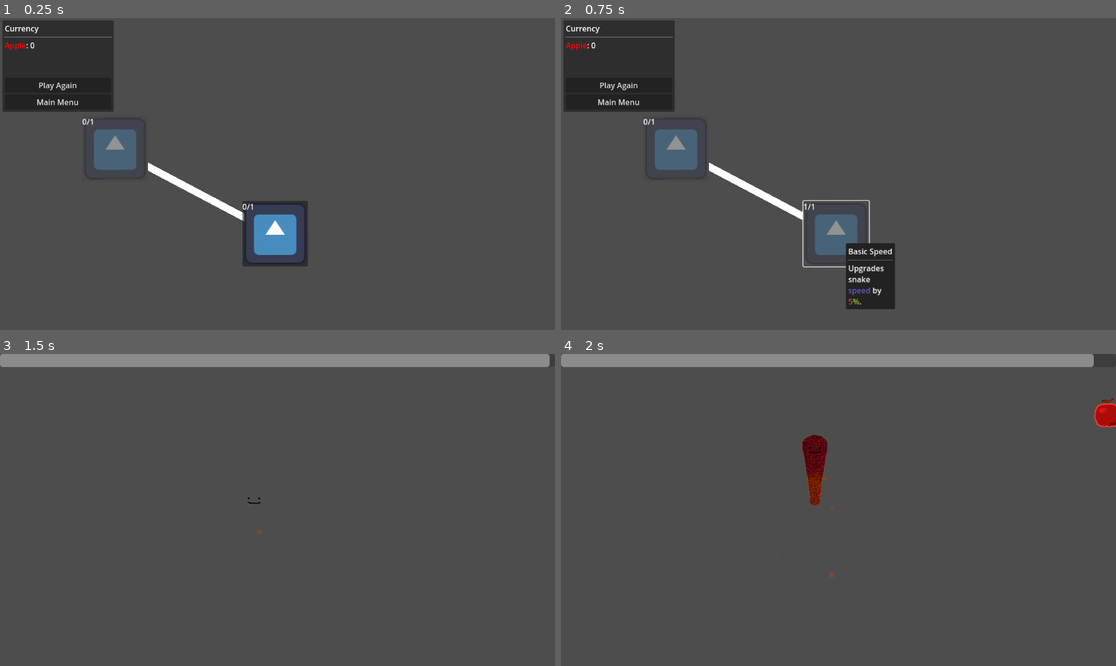
Above: before the commit, frames 1-4 (two rows, left to right).
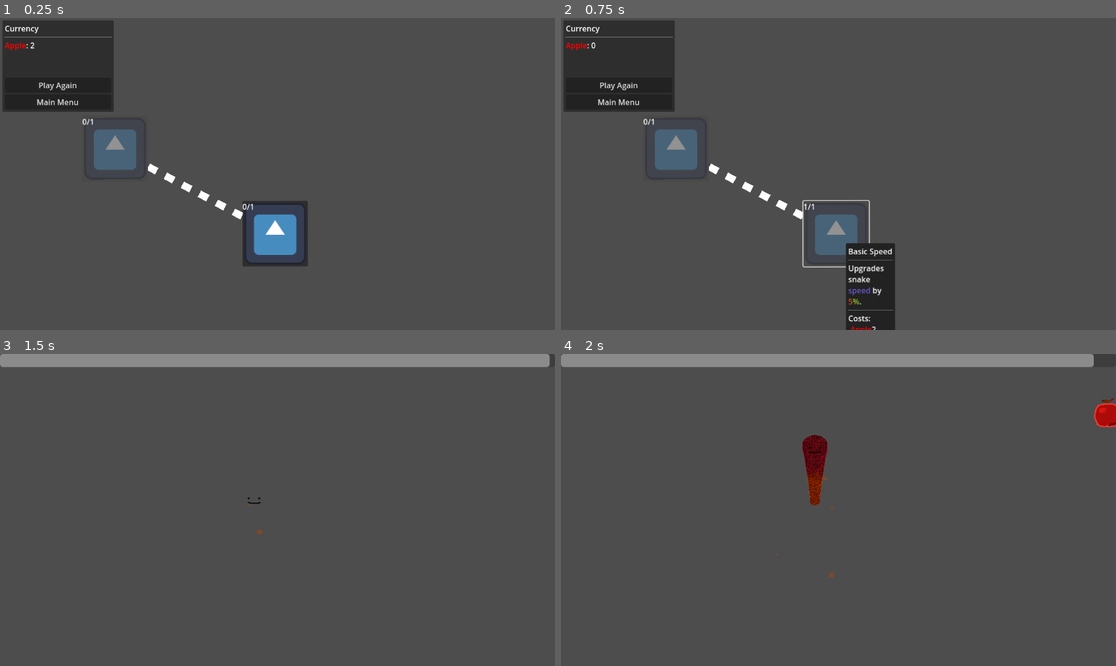
Above: after the commit, the same moments.

Repository: tylercchase/gmtk-2025
Game: Godot game, scene res://src/menus/upgrade/upgrade_menu.tscn
The game is run twice, just before and just after one commit, with the same random seed, the same clock (stepped at 60 frames per second) and the same inputs. This scene is started directly instead of the project's main scene. The engine's default icon, where the game draws it, is replaced by a stand-in: a white triangle on a blue panel in a dark square.
Inputs:
- Up to frame 1 (0.25 s): no input
- Up to frame 2 (0.75 s): click "test" at 0.5 s
- Up to frame 3 (1.5 s): click "Play Again" at 1.25 s
- Up to frame 4 (2 s): no input

The runs differ from the first frame. In frame 1, 0.2% of the frame differs, in the area x 5-45%, y 8-66%; in frame 2, 0.8%, in the area x 26-61%, y 46-100%; in frame 3, nothing differs; in frame 4, nothing differs.

Commit message:
feat: tooltip cost and fix reloading upgrade tree

Diff:
--- a/src/menus/tooltip/upgrade_tooltip.gd
+++ b/src/menus/tooltip/upgrade_tooltip.gd
@@ -2,7 +2,7 @@
 
 @export var upgrade_title: Label
 @export var upgrade_description: RichTextLabel
-
+@export var cost_label: RichTextLabel
 func _ready() -> void:
     Events.tooltip_changed.connect(_on_tooltip_changed)
     visible = false
@@ -11,6 +11,21 @@
     visible = true
     upgrade_title.text = upgrade.name
     upgrade_description.text = upgrade.description
+    var total_purchased = 0
+
+    if State.purchased_upgrades.has(upgrade.id):
+        total_purchased = State.purchased_upgrades[upgrade.id]
+
+    if total_purchased >= len(upgrade.purchase_prices):
+        cost_label.text = "Max Level"
+        return
+    var current_purchase_price : UpgradeCost = upgrade.purchase_prices[total_purchased]
+    cost_label.text = "Costs:"
+    if current_purchase_price.resource_id == "apple":
+        cost_label.text += "\n [color=red]Apple[/color]" + str(current_purchase_price.amount)
+    elif current_purchase_price.resource_id == "orange":
+        cost_label.text += "\n [color=orange]Orange[/color]" + str(current_purchase_price.amount)
+
 
 
 
--- a/src/menus/tooltip/upgrade_tooltip.tscn
+++ b/src/menus/tooltip/upgrade_tooltip.tscn
@@ -9,7 +9,7 @@
 corner_radius_bottom_right = 3
 corner_radius_bottom_left = 3
 
-[node name="UpgradeTooltip" type="PanelContainer" node_paths=PackedStringArray("upgrade_title", "upgrade_description")]
+[node name="UpgradeTooltip" type="PanelContainer" node_paths=PackedStringArray("upgrade_title", "upgrade_description", "cost_label")]
 anchors_preset = 15
 anchor_right = 1.0
 anchor_bottom = 1.0
@@ -19,6 +19,7 @@
 script = ExtResource("1_6y7um")
 upgrade_title = NodePath("MarginContainer/VBoxContainer/Label")
 upgrade_description = NodePath("MarginContainer/VBoxContainer/RichTextLabel")
+cost_label = NodePath("MarginContainer/VBoxContainer/CostLabel")
 
 [node name="MarginContainer" type="MarginContainer" parent="."]
 layout_mode = 2
@@ -39,6 +40,18 @@
 
 [node name="RichTextLabel" type="RichTextLabel" parent="MarginContainer/VBoxContainer"]
 layout_mode = 2
+size_flags_vertical = 3
 bbcode_enabled = true
+text = "test"
 fit_content = true
 scroll_active = false
+
+[node name="HSeparator2" type="HSeparator" parent="MarginContainer/VBoxContainer"]
+layout_mode = 2
+
+[node name="CostLabel" type="RichTextLabel" parent="MarginContainer/VBoxContainer"]
+layout_mode = 2
+bbcode_enabled = true
+text = "est2"
+fit_content = true
+scroll_active = false
--- a/src/menus/upgrade/tree_connection_manager.gd
+++ b/src/menus/upgrade/tree_connection_manager.gd
@@ -28,6 +28,7 @@
 	return true
 
 func update_button_visibility():
+	print('test')
 	for button in upgrade_buttons.values():
 		var resource = button.upgrade_resource
 		button.visible = check_button_enabled(resource)
@@ -38,7 +39,6 @@
 					button.visible = true
 					button.disabled = true
 					break
-
 
 func _draw() -> void:
 	update_button_visibility()
--- a/src/menus/upgrade/upgrade_button.gd
+++ b/src/menus/upgrade/upgrade_button.gd
@@ -45,7 +45,9 @@
 	var current_purchase_price : UpgradeCost = upgrade_resource.purchase_prices[total_purchased]
 	if State.inventory.has(current_purchase_price.resource_id):
 		print(State.inventory[current_purchase_price.resource_id])
-		disabled = State.inventory[current_purchase_price.resource_id] > current_purchase_price.amount
+		print(current_purchase_price.amount)
+		disabled = !State.inventory[current_purchase_price.resource_id] >= current_purchase_price.amount
+		print(disabled)
 		buyable = disabled
 	else:
 		disabled = true
@@ -69,6 +71,6 @@
 	var price = upgrade_resource.purchase_prices[State.purchased_upgrades[upgrade_resource.id] - 1]
 	State.inventory[price.resource_id] = clamp(State.inventory[price.resource_id] - price.amount, 0 , INF)
 	print(State.inventory)
+	Events.emit_inventory_changed()
 	Events.emit_purchased_upgrade()
-	Events.emit_inventory_changed()
 	update_display()
--- a/src/singletons/state.gd
+++ b/src/singletons/state.gd
@@ -32,7 +32,7 @@
 
 
 var inventory = {
-    "apple": 0,
+    "apple": 2,
     "oranges": 0
 }
 
